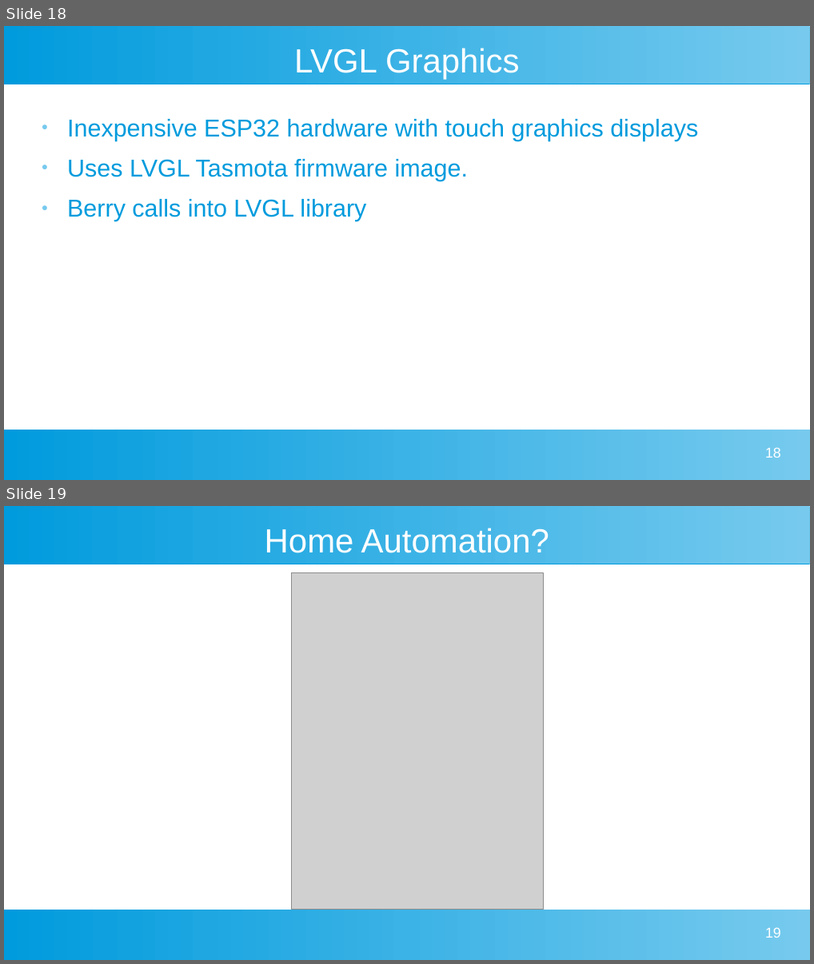
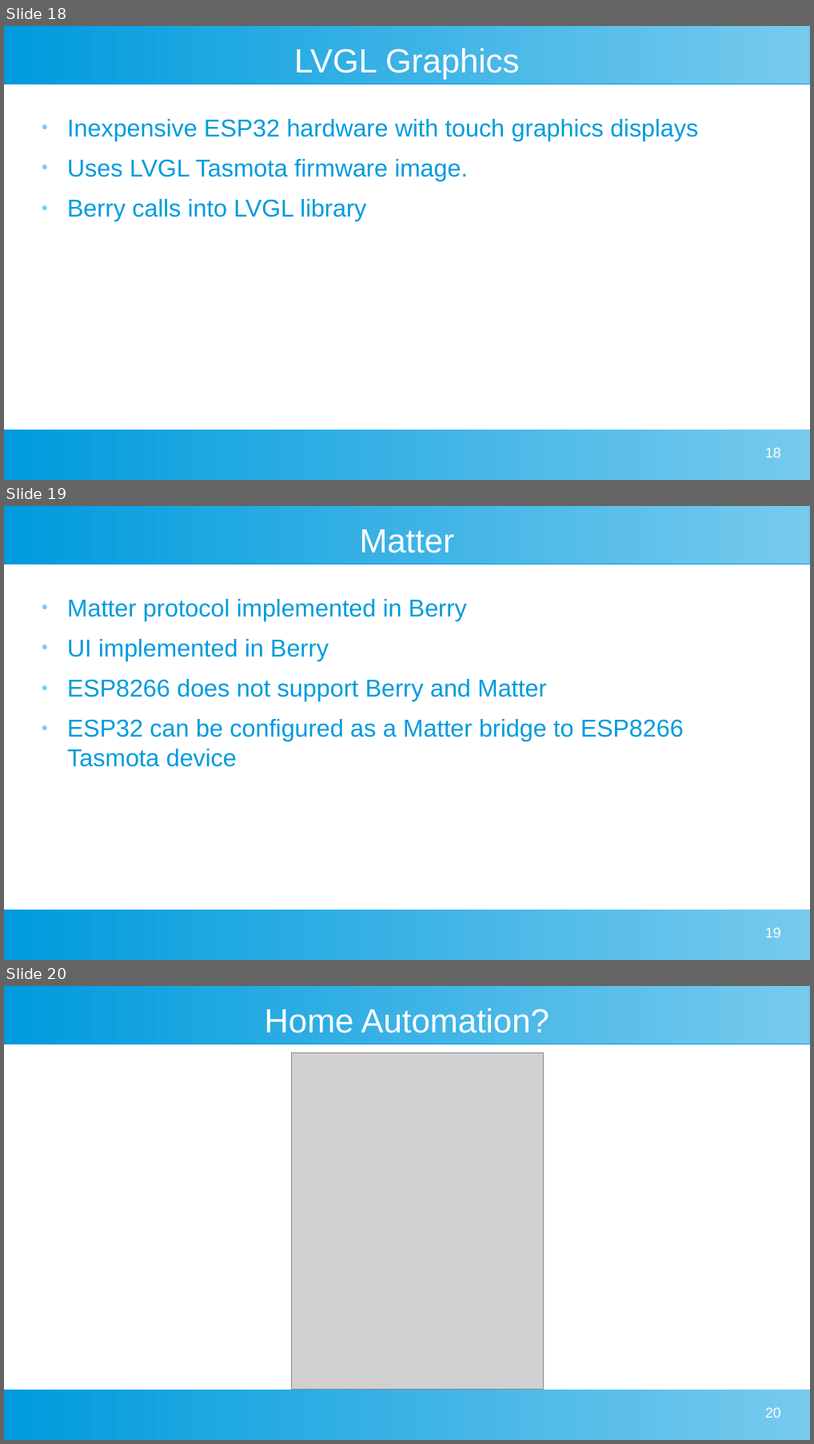
Before and after one commit to darrylb123/EO2024, a slide deck: EO2024-Tasmota+Berry.odp. Shown one above the other, each under a label of ours: slides 18 and 19 before the commit, slides 18, 19 and 20 after it. The pictures are 814x964 and 814x1444 pixels, drawn with LibreOffice and Linux fonts; fonts in the diff are those of the drawing; grey boxes stand for pictures. Boxes give left, top, right and bottom in pixels: in the first picture for what was removed or moved away, otherwise in the second. Text is boxed around its words. In the diff, an @@ line names an element or a change of style, - is before the commit and + after.

Commit message:
Added Matter

```diff
--- a/EO2024-Tasmota+Berry.odp
+++ b/EO2024-Tasmota+Berry.odp
@@ slide 19 added at bbox=[4, 506, 810, 960], background #FFFFFF; not listed: 2 template elements that a slide beside it also shows @@
@@ title added at bbox=[360, 529, 455, 553], 33 pt, text #FFFFFF @@
+Matter
@@ text added at bbox=[67, 599, 684, 767], 24 pt, text #009BDD @@
+● Matter protocol implemented in Berry
+● UI implemented in Berry
+● ESP8266 does not support Berry and Matter
+● ESP32 can be configured as a Matter bridge to ESP8266 Tasmota device
@@ page number added at bbox=[766, 927, 782, 937], 14 pt, text #FFFFFF @@
+19
@@ what was slide 19 is now slide 20 @@
@@ page number at bbox=[766, 1407, 782, 1417]: text changed @@
-19
+20
```
